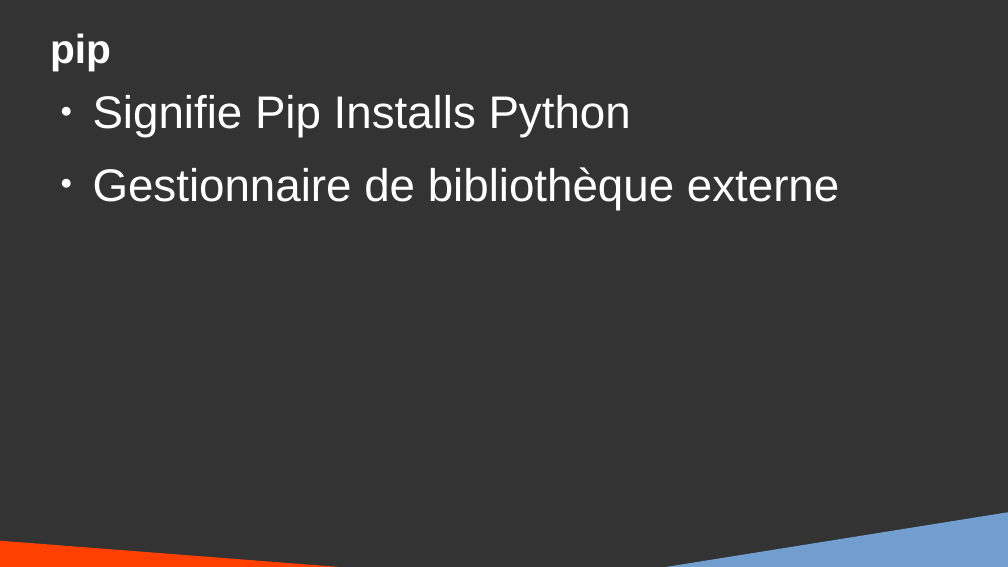
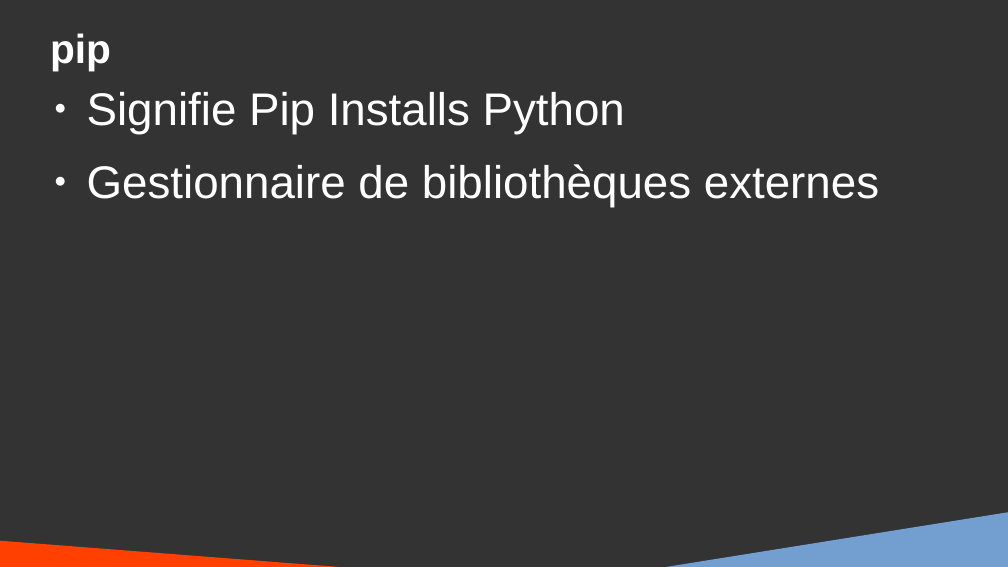
Before and after one commit to DanYellow/cours, a slide deck: slide 4 of big-data-s4/travaux-pratiques/numero-5/presentation.odp. Drawn at 1008x567 pixels with LibreOffice and Linux fonts; fonts in the diff are those of the drawing. Boxes give left, top, right and bottom in pixels: in the first picture for what was removed or moved away, otherwise in the second. Text is boxed around its words. In the diff, an @@ line names an element or a change of style, - is before the commit and + after.

```diff
--- a/big-data-s4/travaux-pratiques/numero-5/presentation.odp
+++ b/big-data-s4/travaux-pratiques/numero-5/presentation.odp
@@ text at [87,164,879,207]: text changed @@
-● Gestionnaire de bibliothèque externe
+● Gestionnaire de bibliothèques externes
```
Also in this commit, not shown: 3 other slides changed, 1 slide added, 22 other files.
